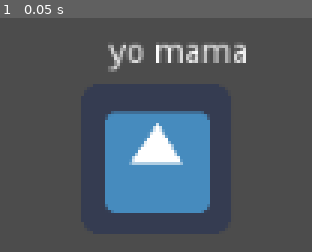
Above: before the commit, frame 1.
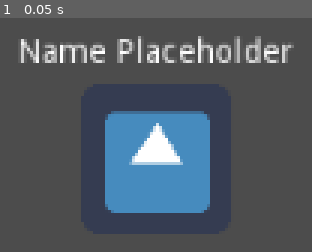
Above: after the commit, the same moment.

Repository: Pillber/East-West
Game: Godot game, scene res://Player.tscn
Same seed, same stepped clock (60 frames per second), same inputs: the game is played once before the commit and once after it. This scene is started directly instead of the project's main scene. The engine's default icon, where the game draws it, is replaced by a stand-in: a white triangle on a blue panel in a dark square.
Inputs:
- Up to frame 1 (0.05 s): no input

The runs differ from the first frame. In frame 1, 4.9% of the frame differs, in the area x 6-95%, y 7-24%.

Commit message:
more concise way of changing player name.

Diff:
--- a/Player.gd
+++ b/Player.gd
@@ -5,18 +5,8 @@
 func _ready():
 	position = Vector2(100, 100)
 
-	$Name.text = gamestate.player_name
-
-	for id in gamestate.players:
-		if str(id) == name:
-			$Name.text = gamestate.players[id]
-
-
-
 
 func _physics_process(delta):
-
-
 
 	if self.is_network_master():
 		var input = Vector2()
@@ -35,3 +25,6 @@
 		move_and_slide(input * move_speed)
 	else:
 		position = Vector2(100, 100)
+
+func set_in_game_name(new_name):
+	$Name.text = new_name
--- a/Player.tscn
+++ b/Player.tscn
@@ -14,7 +14,8 @@
 margin_top = -52.0
 margin_right = 20.0
 margin_bottom = -42.0
-text = "Name"
+grow_horizontal = 2
+text = "Name Placeholder"
 align = 1
 __meta__ = {
 "_edit_use_anchors_": false
--- a/gamestate.gd
+++ b/gamestate.gd
@@ -95,15 +95,16 @@
 	# Add this clients player to the game scene
 	var my_player = load("res://Player.tscn").instance()
 	my_player.set_name(str(get_tree().get_network_unique_id()))
+	my_player.set_in_game_name(player_name)
 	my_player.set_network_master(get_tree().get_network_unique_id())
 	get_node("/root/Game").add_child(my_player)
 
 	# Add all other players to the game scene
 	for p in players:
-		print(p)
 		var player = load("res://Player.tscn").instance()
 		player.set_name(str(p))
 		player.set_network_master(p)
+		player.set_in_game_name(players[p])
 		get_node("/root/Game").add_child(player)
 
 	#If NOT THE SERVER HOST --> Tell server we are ready
